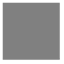
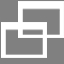
Layers edited between the first and the second 64 x 64 image:
added group "组 1" with 1 layers above "形状 2" over (x1=1, y1=22, x2=47, y2=58)
added layer "形状 2 副本 2" in group "组 1" over (x1=1, y1=22, x2=47, y2=58)
added layer "形状 2" above "形状 1 副本" over (x1=18, y1=1, x2=64, y2=38)
hid "形状 1" over (x1=0, y1=0, x2=64, y2=64)
